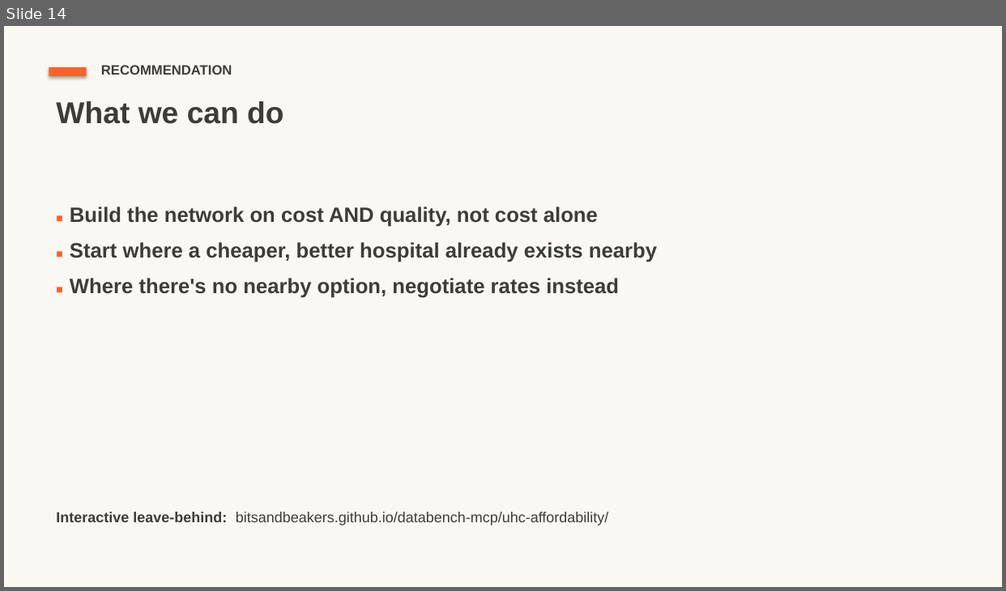
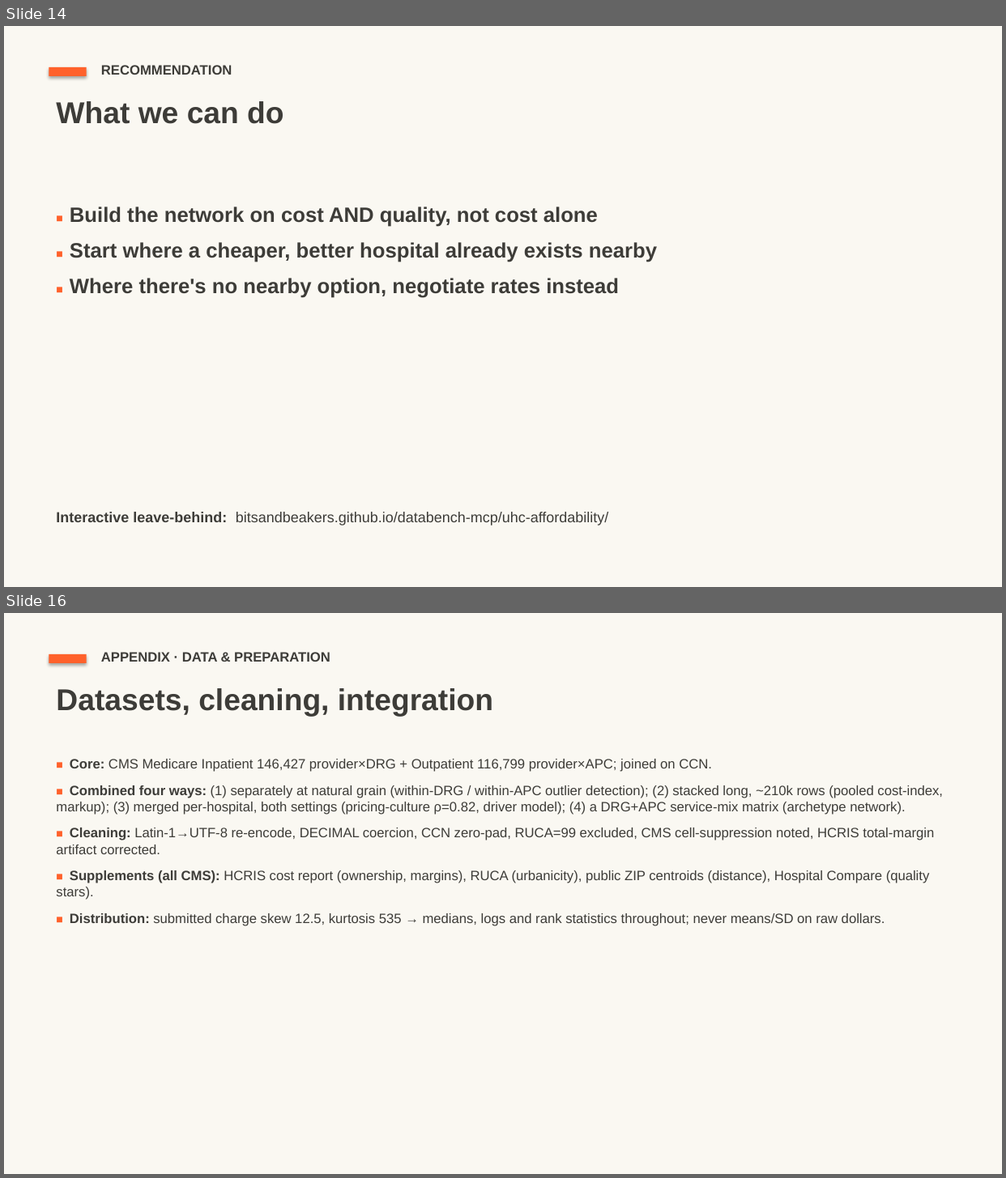
Before and after one commit to bitsandbeakers/databench-mcp, a slide deck: docs/slides/UHC_Affordability_Deck_readahead.pptx. Shown one above the other, each under a label of ours: slide 14 before the commit, slides 14 and 16 after it; the slides between them are not shown. The pictures are 1006x591 and 1006x1178 pixels, drawn with LibreOffice and Linux fonts; fonts in the diff are those of the drawing. Boxes give left, top, right and bottom in pixels: in the first picture for what was removed or moved away, otherwise in the second. Text is boxed around its words. In the diff, an @@ line names an element or a change of style, - is before the commit and + after.

```diff
--- a/docs/slides/UHC_Affordability_Deck_readahead.pptx
+++ b/docs/slides/UHC_Affordability_Deck_readahead.pptx
@@ slide 16 added at box(4, 613, 1002, 1174), background #FAF8F2 @@
@@ rectangle added at box(49, 654, 87, 663), fill #FF612B @@
@@ text added at box(101, 652, 330, 662), 13 pt, text #3D3C38, bold @@
+APPENDIX · DATA & PREPARATION
@@ text added at box(56, 688, 493, 717), 29 pt, text #3D3C38, bold @@
+Datasets, cleaning, integration
@@ text added at box(56, 759, 942, 926), 13 pt, text #3D3C38 @@
+■ Core: CMS Medicare Inpatient 146,427 provider×DRG + Outpatient 116,799 provider×APC; joined on CCN.
+■ Combined four ways: (1) separately at natural grain (within-DRG / within-APC outlier detection); (2) stacked long, ~210k rows (pooled cost-index, markup); (3) merged per-hospital, both settings (pricing-culture ρ=0.82, driver model); (4) a DRG+APC service-mix matrix (archetype network).
+■ Cleaning: Latin-1→UTF-8 re-encode, DECIMAL coercion, CCN zero-pad, RUCA=99 excluded, CMS cell-suppression noted, HCRIS total-margin artifact corrected.
+■ Supplements (all CMS): HCRIS cost report (ownership, margins), RUCA (urbanicity), public ZIP centroids (distance), Hospital Compare (quality stars).
+■ Distribution: submitted charge skew 12.5, kurtosis 535 → medians, logs and rank statistics throughout; never means/SD on raw dollars.
```
Also in this commit, not shown: 1 slide changed, 6 other slides added.
